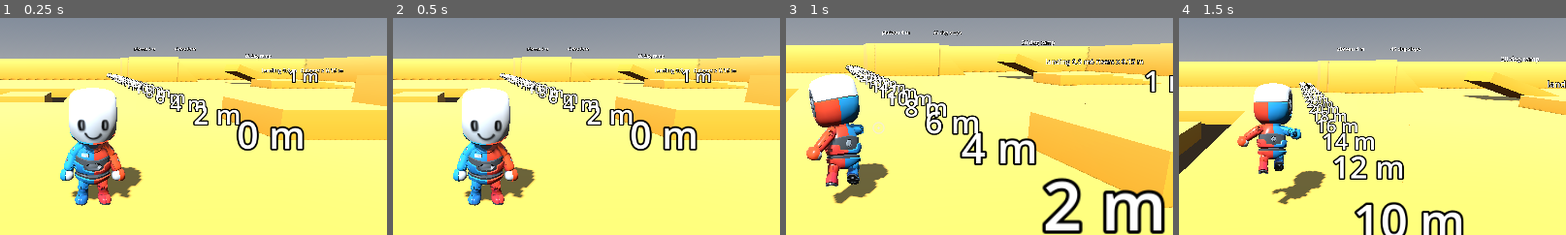
Above: before the commit, frames 1-4 (left to right).
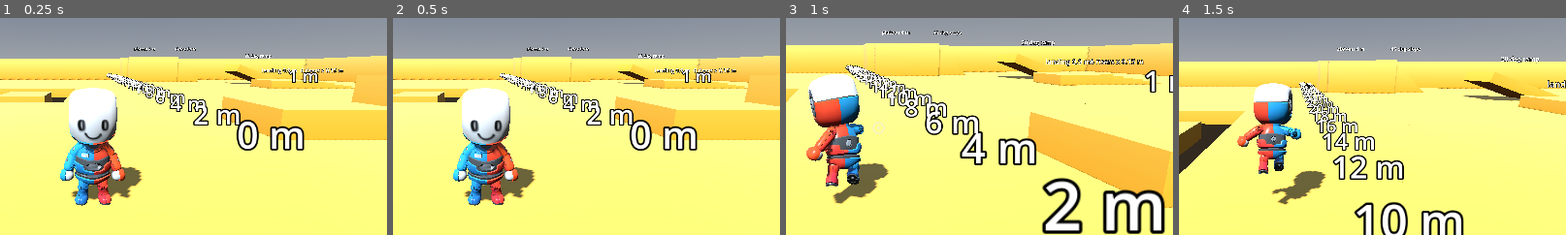
Above: after the commit, the same moments.

Repository: bistlaudio/Attimo
Game: Godot game, scene res://scenes/test/movement_gym.tscn
The game is run twice, just before and just after one commit, with the same random seed, the same clock (stepped at 60 frames per second) and the same inputs.
Inputs (mouse positions are % of the whole screen's width and height, from its top left):
- Up to frame 1 (0.25 s): no input
- Up to frame 2 (0.5 s): no input
- Up to frame 3 (1 s): tap Enter at 0.5 s; move the mouse to (55, 50) at 0.52 s; hold W (move_forward) from 0.53 s (still down); hold Right mouse button (aim) from 0.53 s (still down); click (55, 50) at 0.67 s; tap Space (jump) at 0.77 s; tap Shift (dash) at 0.8 s
- Up to frame 4 (1.5 s): keep holding W (move_forward); tap Space (jump) at 1.07 s; move the mouse to (45, 50) at 1.27 s; release Right mouse button (aim) at 1.28 s; tap Shift (dash) at 1.35 s
The pictures show only the part of the screen within x 38-88%, y 25-75%; the shares and areas given below are measured in that part.

Frames 1-2 are identical in both runs. In frame 3, 0.1% of the frame differs, in the area x 5-21%, y 25-74%; in frame 4, nothing differs.

Commit message:
fix(camera): run CameraRig before the Player so the arm aim point is current (WR-01)
- process_priority -100 on the rig, so the animator reads this frame's camera
- smoke check (t6): a reader ahead of the rig sees the same camera and aim point as a late reader

Co-Authored-By: Claude Sonnet 5.5 <noreply@anthropic.com>

Diff:
--- a/attimo/scripts/camera/camera_rig.gd
+++ b/attimo/scripts/camera/camera_rig.gd
@@ -74,6 +74,9 @@
 ## Player camera settings (sensitivity, invert-Y, auto-follow mode). Loaded from user://settings.cfg in _ready.
 var settings: CameraSettings
 
+## Process priority of the rig: lower runs first, so every _process reader of the camera (arm solver) sees this frame's view.
+const PROCESS_PRIORITY: int = -100
+
 ## Input device families tracked for the auto-follow mode (A41).
 enum InputDevice { KEYBOARD_MOUSE, JOYPAD }
 
@@ -173,6 +176,10 @@
 
 
 func _ready() -> void:
+	# Run before the Player's MannequinAnimator and AnimationTree: they read aim_target_point() (camera transform) in
+	# _process, and _process order is tree order, so at the default priority the arm aimed at last frame's camera.
+	# Safe: the rig reads the interpolated target transform, which does not depend on _process order (WR-01).
+	process_priority = PROCESS_PRIORITY
 	top_level = true
 	physics_interpolation_mode = Node.PHYSICS_INTERPOLATION_MODE_OFF
 	# SpringArm3D only casts on physics ticks, so at low tick rates the lens clips walls (A3, measured at
--- a/attimo/tests/smoke/test_aim_target.gd
+++ b/attimo/tests/smoke/test_aim_target.gd
@@ -16,6 +16,23 @@
 const SETTLE_FRAMES: int = 6
 const AIM_FRAMES: int = 90
 
+## Records the camera position and aim point in _process at the default priority (like the animator that feeds the arm).
+class EarlyReader extends Node:
+	var rig: CameraRig
+	var camera_position: Vector3 = Vector3.ZERO
+	var aim_point: Vector3 = Vector3.ZERO
+
+	func _process(_delta: float) -> void:
+		camera_position = rig.camera.global_position
+		aim_point = rig.aim_target_point()
+
+
+## Same reads after everything else (priority 200): what the rig finally produced this frame.
+class LateReader extends EarlyReader:
+	func _init() -> void:
+		process_priority = 200
+
+
 var _floor: StaticBody3D
 var _player: PlayerController
 var _rig: CameraRig
@@ -29,6 +46,7 @@
 	await _scenario_world_hit(tree, check)
 	await _scenario_direction(tree, check)
 	await _scenario_wiring(tree, check)
+	await _scenario_frame_order(tree, check)
 
 
 func _begin(tree: SceneTree) -> void:
@@ -129,3 +147,31 @@
 	var parallax: float = rad_to_deg(arm_direction.angle_to(camera_forward))
 	check.call(parallax > PARALLAX_MIN_DEG, "(t5) the shoulder-to-point direction differs from the camera forward by %.2f degrees (> %.0f)" % [parallax, PARALLAX_MIN_DEG])
 	await _end(tree, [wall])
+
+
+# (t6, WR-01) the rig updates before the Player and every default-priority reader: a node placed BEFORE the rig in the tree
+# sees the same camera position and aim point as a reader that runs after everything, even while the view is turning.
+func _scenario_frame_order(tree: SceneTree, check: Callable) -> void:
+	_floor = Fixtures.spawn_floor(tree.root, Vector3(60.0, 1.0, 60.0))
+	_player = Fixtures.spawn_player(tree.root, Vector3.ZERO)
+	var early: EarlyReader = EarlyReader.new()
+	tree.root.add_child(early)
+	_rig = Fixtures.spawn_camera_rig(tree.root, _player)
+	early.rig = _rig
+	var late: LateReader = LateReader.new()
+	late.rig = _rig
+	tree.root.add_child(late)
+	await Fixtures.wait_physics(tree, 6)
+	await Fixtures.wait_process(tree, 2)
+	check.call(_rig.process_priority < _player.process_priority, "(t6) the rig runs before the Player (priority %d vs %d)" % [_rig.process_priority, _player.process_priority])
+	var worst_camera: float = 0.0
+	var worst_point: float = 0.0
+	for i: int in SETTLE_FRAMES:
+		_rig.yaw += 0.2
+		_rig.pitch = clampf(_rig.pitch + 0.05, _rig.pitch_min, _rig.pitch_max)
+		await Fixtures.wait_process(tree, 1)
+		worst_camera = maxf(worst_camera, early.camera_position.distance_to(late.camera_position))
+		worst_point = maxf(worst_point, early.aim_point.distance_to(late.aim_point))
+	check.call(worst_camera < POINT_TOLERANCE, "(t6) a reader ahead of the rig in tree order sees the current camera position (off by %.5f m)" % worst_camera)
+	check.call(worst_point < POINT_TOLERANCE, "(t6) a reader ahead of the rig in tree order sees the current aim point (off by %.5f m)" % worst_point)
+	await _end(tree, [early, late])
